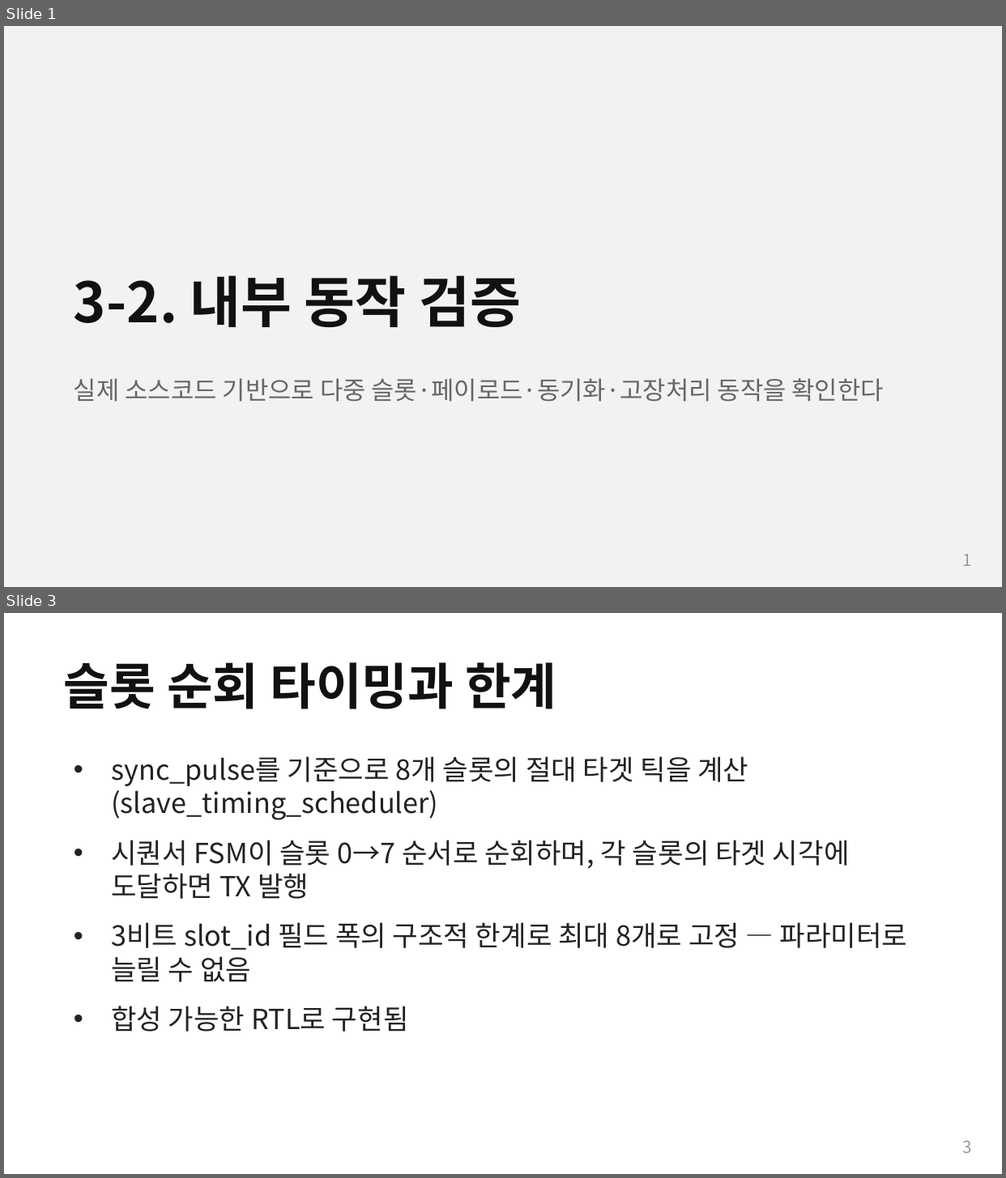
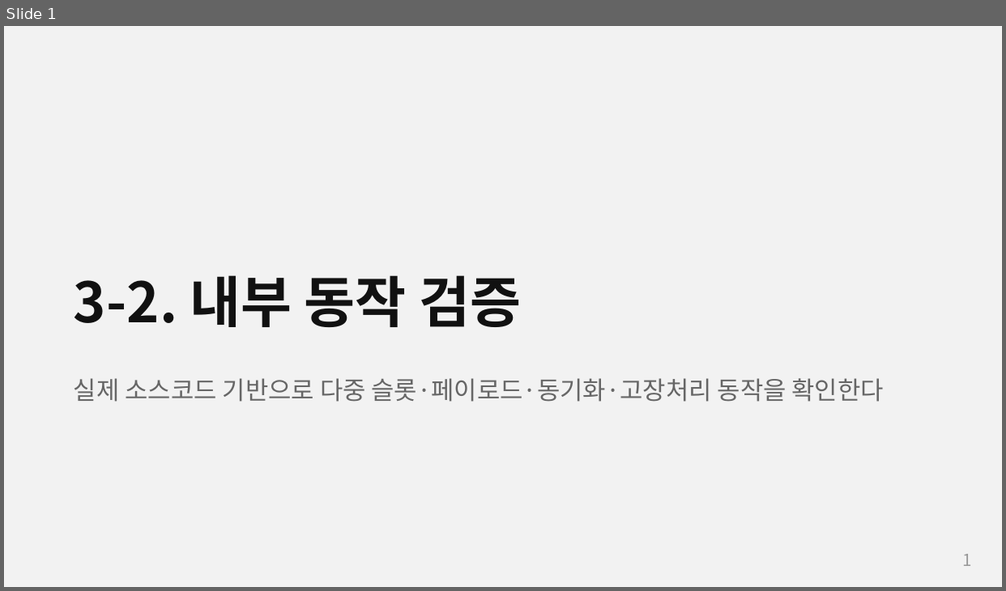
Before and after one commit to Woodong02/SoC_Design_and_Programming, a slide deck: section3_part2_internals.pptx. Shown one above the other, each under a label of ours: slides 1 and 3 before the commit, slide 1 after it; the slides between them are not shown. The pictures are 1006x1178 and 1006x591 pixels, drawn with LibreOffice and Linux fonts; fonts in the diff are those of the drawing. Boxes give left, top, right and bottom in pixels: in the first picture for what was removed or moved away, otherwise in the second. Text is boxed around its words. In the diff, an @@ line names an element or a change of style, - is before the commit and + after.

```diff
--- a/section3_part2_internals.pptx
+++ b/section3_part2_internals.pptx
@@ slide 3 removed at <box>4,613,1002,1174</box>, background #FFFFFF @@
@@ text removed at <box>64,662,556,709</box> @@
-슬롯 순회 타이밍과 한계
@@ text removed at <box>111,756,908,1032</box> @@
-• sync_pulse를 기준으로 8개 슬롯의 절대 타겟 틱을 계산 (slave_timing_scheduler)
-• 시퀀서 FSM이 슬롯 0→7 순서로 순회하며, 각 슬롯의 타겟 시각에 도달하면 TX 발행
-• 3비트 slot_id 필드 폭의 구조적 한계로 최대 8개로 고정 — 파라미터로 늘릴 수 없음
-• 합성 가능한 RTL로 구현됨
@@ text removed at <box>963,1141,972,1153</box> @@
-3
```
Also in this commit, not shown: 5 slides changed, 2 slides added, 3 other slides removed, 5 other files.
